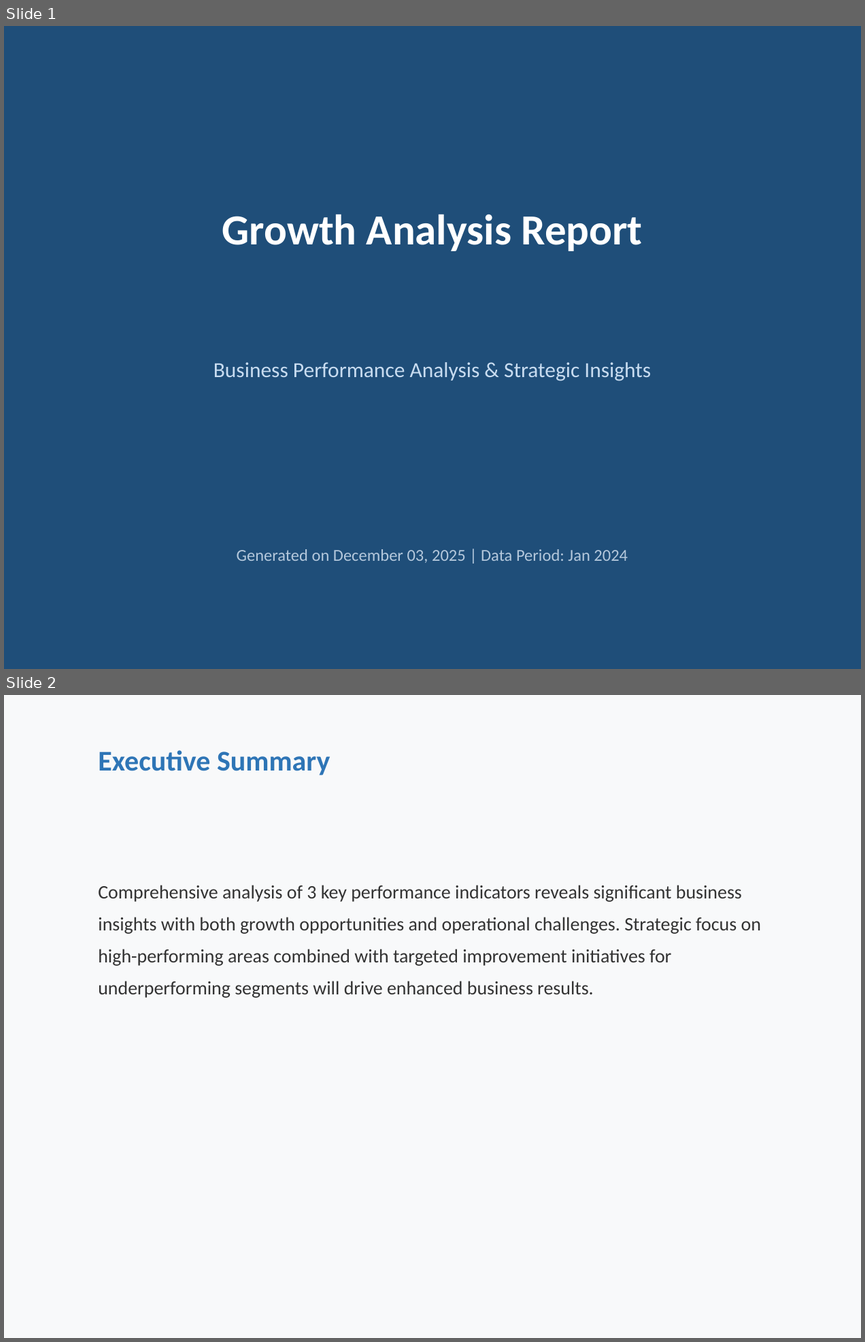
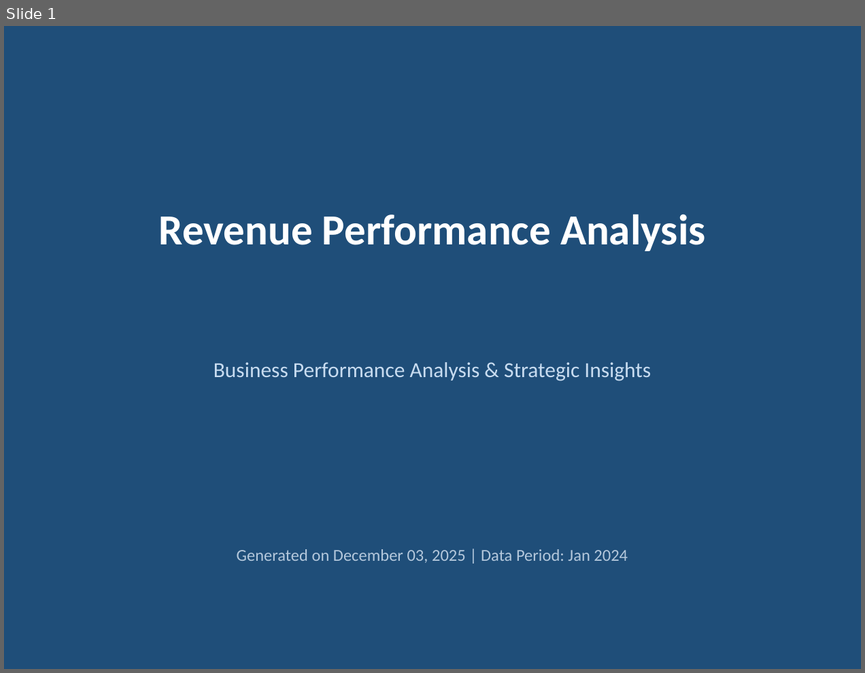
Before and after one commit to Hemanth94780/GTHackathon, a slide deck: output/automated_report.pptx. Shown one above the other, each under a label of ours: slides 1 and 2 before the commit, slide 1 after it. The pictures are 865x1342 and 865x673 pixels, drawn with LibreOffice and Linux fonts; fonts in the diff are those of the drawing. Boxes give left, top, right and bottom in pixels: in the first picture for what was removed or moved away, otherwise in the second. Text is boxed around its words. In the diff, an @@ line names an element or a change of style, - is before the commit and + after.

Commit message:
ai integrated analysis

```diff
--- a/output/automated_report.pptx
+++ b/output/automated_report.pptx
@@ slide 2 removed at (x1=4, y1=695, x2=861, y2=1338), background #F8F9FA @@
@@ text removed at (x1=98, y1=750, x2=330, y2=775) @@
-Executive Summary
@@ text removed at (x1=98, y1=885, x2=761, y2=998) @@
-Comprehensive analysis of 3 key performance indicators reveals significant business insights with both growth opportunities and operational challenges. Strategic focus on high-performing areas combined with targeted improvement initiatives for underperforming segments will drive enhanced business results.
@@ slide 1 changed as well @@
@@ text at (x1=159, y1=214, x2=705, y2=251): text changed @@
-Growth Analysis Report
+Revenue Performance Analysis
```
Also in this commit, not shown: 1 other slide changed, 4 slides added, 2 other slides removed, 32 other files.
